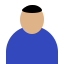
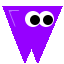
Revision of a layered 64×64 image; what changed, layer by layer:
hid "Ellipse 2" over [22,5,42,13]
hid "Ellipse 1" over [20,5,44,34]
added layer "Ellipse 4 copy" above "Ellipse 4" over [30,15,40,25]
added layer "Ellipse 4" above "Ellipse 3 copy" over [43,15,53,25]
added layer "Ellipse 3 copy" above "Ellipse 3" over [38,11,54,27]
added layer "Ellipse 3" above "Layer 1" over [25,11,41,27]
added layer "Layer 1" above "W" over [8,10,20,27]
added layer "W" above "Rectangle 1" over [2,6,63,63]
hid "Rectangle 1" over [6,26,58,64]
